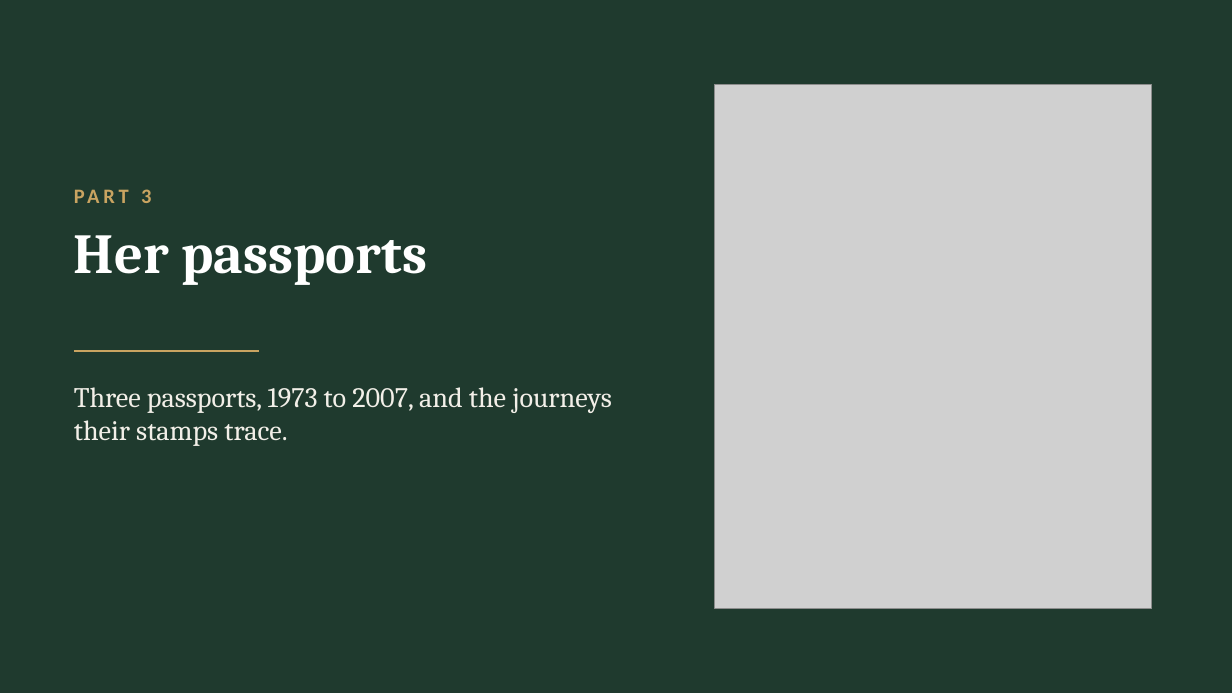
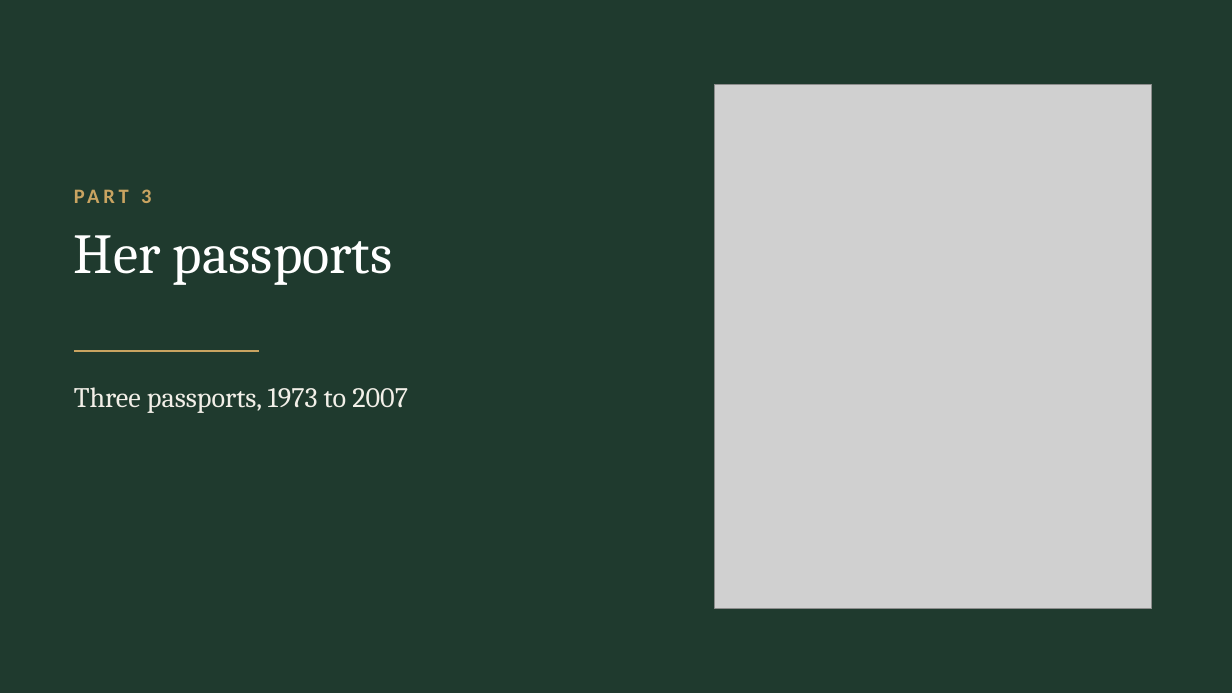
Before and after one commit to arrestle/bobbie-memorial, a slide deck: slide 11 of For Phillip/phillip-slides.pptx. Drawn at 1232x693 pixels with LibreOffice and Linux fonts; fonts in the diff are those of the drawing; grey boxes stand for pictures. Boxes give left, top, right and bottom in pixels: in the first picture for what was removed or moved away, otherwise in the second. Text is boxed around its words. In the diff, an @@ line names an element or a change of style, - is before the commit and + after.

```diff
--- a/For Phillip/phillip-slides.pptx
+++ b/For Phillip/phillip-slides.pptx
@@ text "Her passports" at [74, 235, 392, 285]: bold off @@
@@ text at [74, 387, 408, 413]: text changed @@
-Three passports, 1973 to 2007, and the journeys their stamps trace.
+Three passports, 1973 to 2007
```
Also in this commit, not shown: 17 other slides changed, 2 slides added, 2 slides removed.
